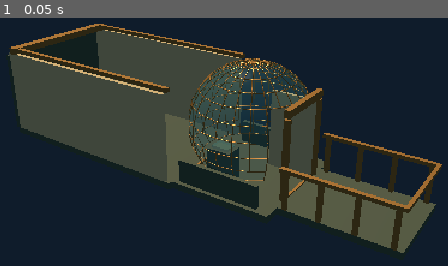
Above: before the commit, frame 1.
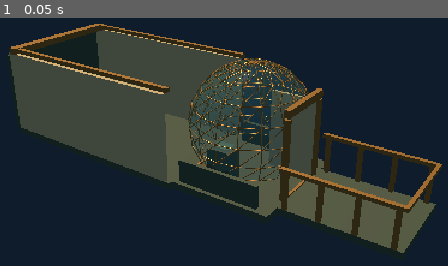
Above: after the commit, the same moment.

Repository: ndrorchestration/ToSailaStarrySky-jrpg
Game: Godot game, scene res://scenes/aureate_wake_metric_bridge_study.tscn
Same seed, same stepped clock (60 frames per second), same inputs: the game is played once before the commit and once after it. This scene is started directly instead of the project's main scene.
Inputs:
- Up to frame 1 (0.05 s): no input

The runs differ from the first frame. In frame 1, 3.7% of the frame differs, in the area x 41-69%, y 16-66%.

Commit message:
study(godot): lower glass panel density and add diagonal geodesic-brace geometry

Diff:
--- a/godot/scripts/aureate_wake_metric_bridge_study.gd
+++ b/godot/scripts/aureate_wake_metric_bridge_study.gd
@@ -123,8 +123,8 @@
     var bronze := SurfaceTool.new()
     bronze.begin(Mesh.PRIMITIVE_TRIANGLES)
     var edge_keys: Dictionary = {}
-    const SIDES: int = 24
-    const RINGS: int = 9
+    const SIDES: int = 18
+    const RINGS: int = 7
     for layer in range(RINGS):
         var ta: float = top_theta * float(layer) / float(RINGS)
         var tb: float = top_theta * float(layer + 1) / float(RINGS)
@@ -133,7 +133,7 @@
             # The missing pane triangles constitute a real visual opening;
             # there are no fictitious zero-alpha collision panes across it.
             var mid_y: float = DOME_CENTER_Y + DOME_RADIUS_M * cos((ta + tb) * 0.5)
-            if seg >= 15 and seg < 21 and mid_y < 2.36:
+            if seg >= 12 and seg < 15 and mid_y < 2.36:
                 continue
             var fa: float = TAU * float(seg) / float(SIDES)
             var fb: float = TAU * float(seg + 1) / float(SIDES)
@@ -155,7 +155,7 @@
                 for vert in [p, q, t]:
                     glass.add_vertex(vert)
                 dome_panels += 1
-            for pair in [[a, c], [c, d], [d, e], [e, a]]:
+            for pair in [[a, c], [c, d], [d, e], [e, a], [a, d]]:
                 var key: String = _edge_key(pair[0], pair[1])
                 if edge_keys.has(key):
                     continue
